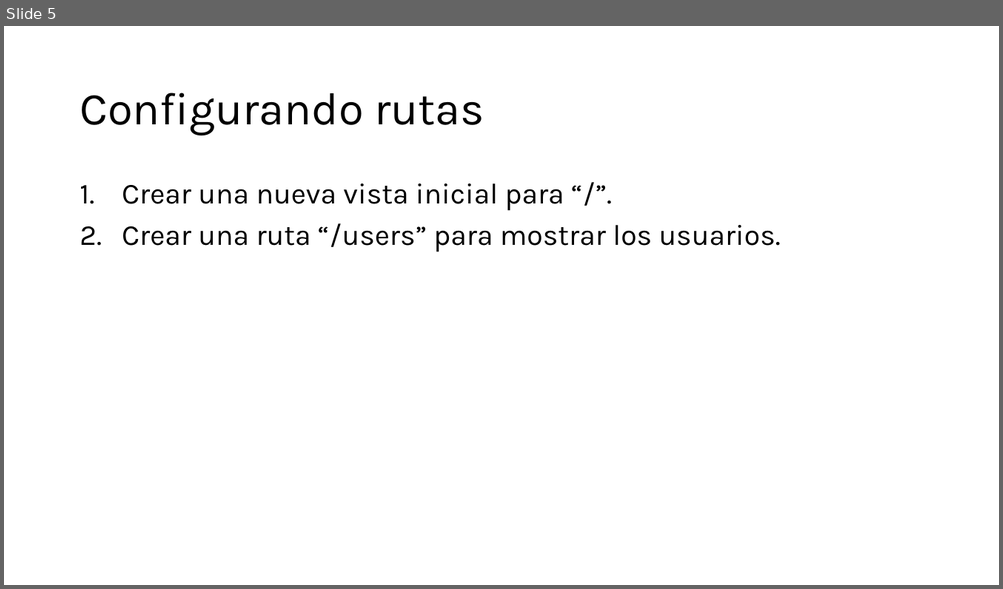
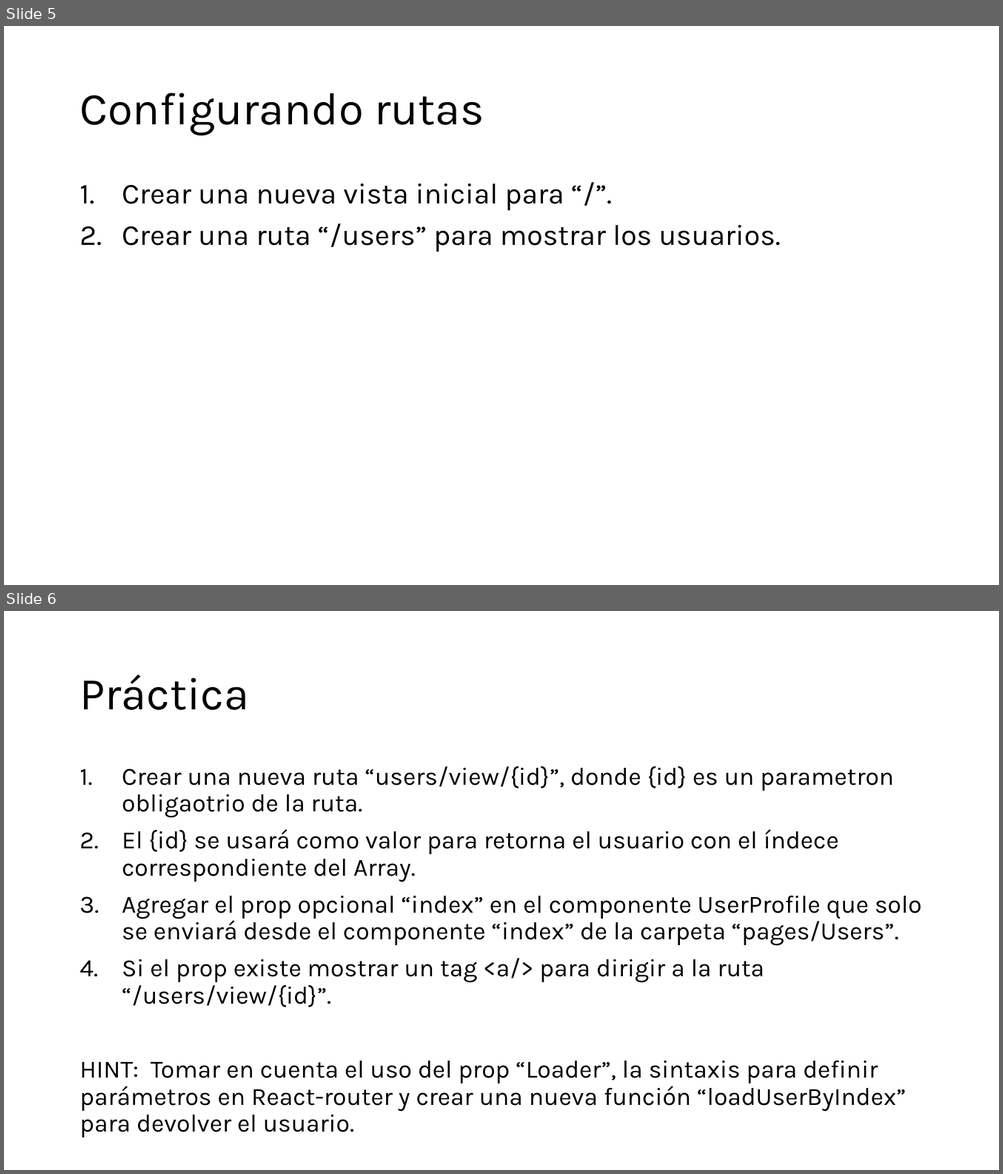
Before and after one commit to enmanuelmag/Bootcamp-FullStack, a slide deck: Unidad_3/Presentación.pptx. Shown one above the other, each under a label of ours: slide 5 before the commit, slides 5 and 6 after it. The pictures are 1003x589 and 1003x1174 pixels, drawn with LibreOffice and Linux fonts; fonts in the diff are those of the drawing. Boxes give left, top, right and bottom in pixels: in the first picture for what was removed or moved away, otherwise in the second. Text is boxed around its words. In the diff, an @@ line names an element or a change of style, - is before the commit and + after.

Commit message:
feat: finish new module 3 react router

```diff
--- a/Unidad_3/Presentación.pptx
+++ b/Unidad_3/Presentación.pptx
@@ slide 6 added at bbox=[4, 611, 999, 1170], background #FFFFFF @@
@@ title added at bbox=[79, 675, 249, 710], 44 pt, text #000000 @@
+Práctica
@@ text added at bbox=[79, 766, 922, 1111], 24 pt, text #000000 @@
+1. Crear una nueva ruta “users/view/{id}”, donde {id} es un parametron obligaotrio de la ruta.
+2. El {id} se usará como valor para retorna el usuario con el índece correspondiente del Array.
+3. Agregar el prop opcional “index” en el componente UserProfile que solo se enviará desde el componente “index” de la carpeta “pages/Users”.
+4. Si el prop existe mostrar un tag <a/> para dirigir a la ruta “/users/view/{id}”.
+HINT: Tomar en cuenta el uso del prop “Loader”, la sintaxis para definir parámetros en React-router y crear una nueva función “loadUserByIndex” para devolver el usuario.
```
Also in this commit, not shown: 27 other files.
